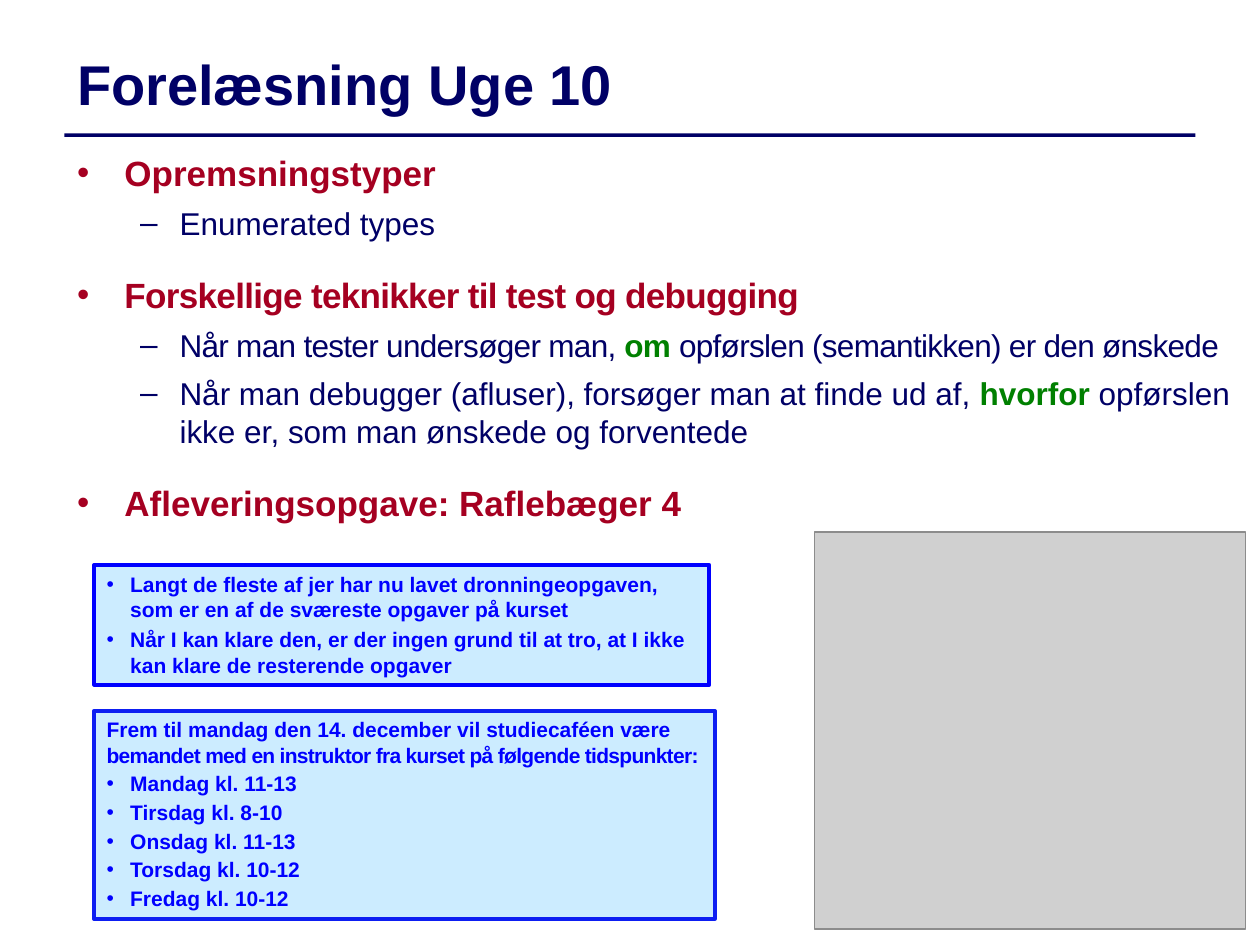
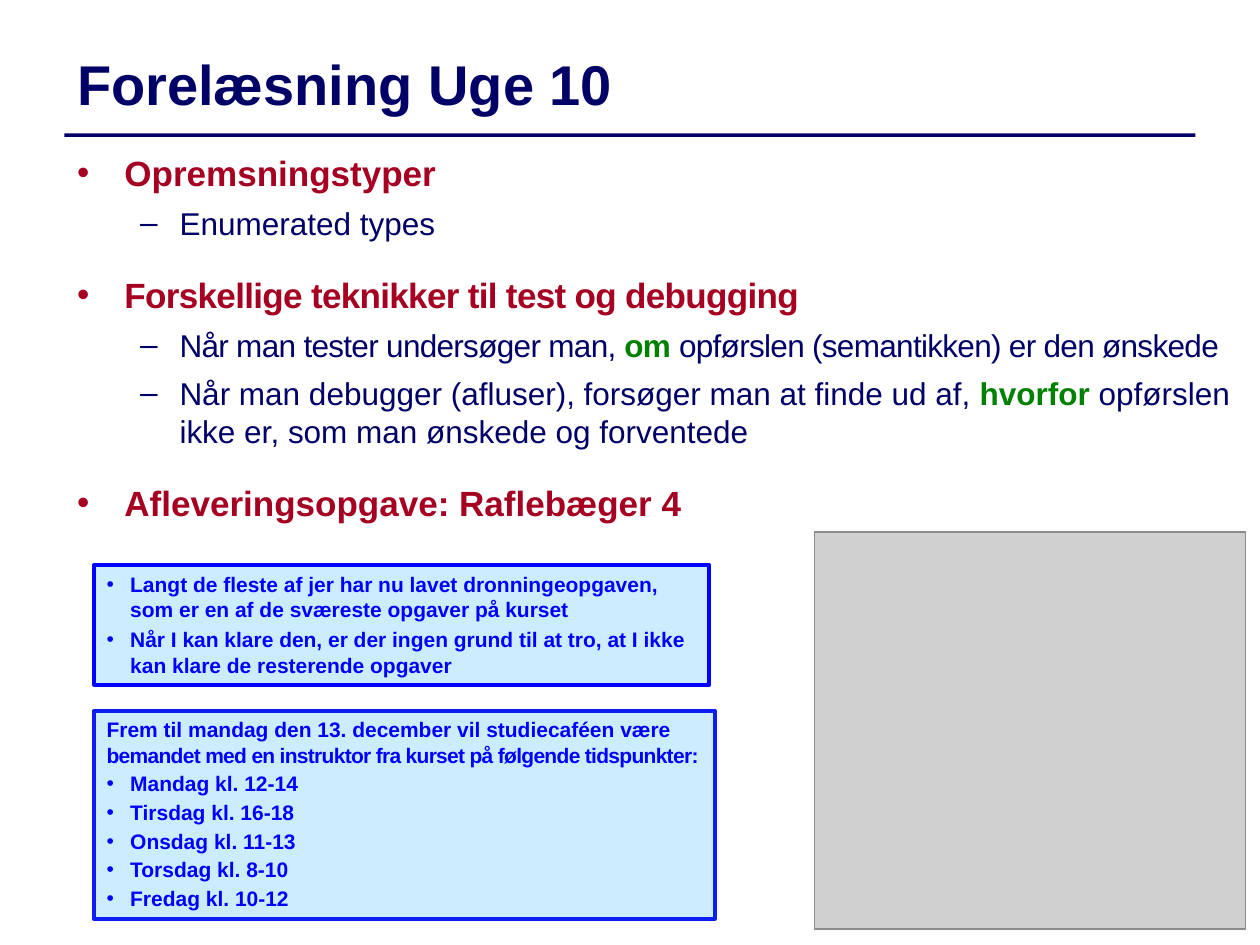
Before and after one commit to IntProgAU/Materiale, a slide deck: slide 1 of web/e21/uge_10/Slides-Uge10.pptx. Drawn at 1260x945 pixels with LibreOffice and Linux fonts; fonts in the diff are those of the drawing; grey boxes stand for pictures. Boxes give left, top, right and bottom in pixels: in the first picture for what was removed or moved away, otherwise in the second. Text is boxed around its words. In the diff, an @@ line names an element or a change of style, - is before the commit and + after.

```diff
--- a/web/e21/uge_10/Slides-Uge10.pptx
+++ b/web/e21/uge_10/Slides-Uge10.pptx
@@ text in rectangle at bbox=[107, 721, 699, 825]: text changed @@
-Frem til mandag den 14. december vil studiecaféen være bemandet med en instruktor fra kurset på følgende tidspunkter:
-• Mandag kl. 11-13
-• Tirsdag kl. 8-10
+Frem til mandag den 13. december vil studiecaféen være bemandet med en instruktor fra kurset på følgende tidspunkter:
+• Mandag kl. 12-14
+• Tirsdag kl. 16-18
@@ text in rectangle at bbox=[130, 861, 288, 882]: text changed @@
-• Torsdag kl. 10-12
+• Torsdag kl. 8-10
```
Also in this commit, not shown: 11 other slides changed, 1 other file.
